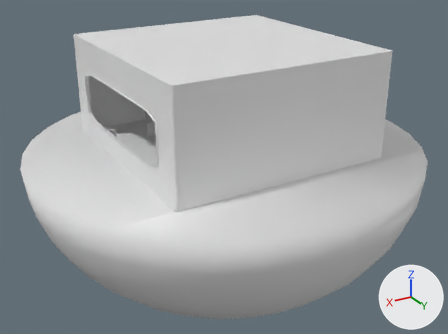
A saved change to the Blender file GamersGaming/Assets/Models/hub.blend.
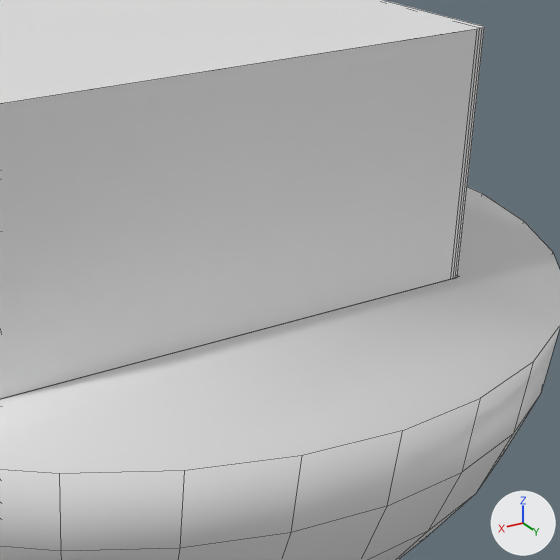
There are two pictures of each version: one whole from a 50 mm lens placed at (64.4, 107.3, 48.2), pointed at (-0.1, -0.1, -5.5), one close up on the part from 41% to 95% of the width and 12% to 84% of the height. Every picture has the same lights, and +X, +Y and +Z are marked at lower right. The close-ups show mesh edges as thin lines.

Before the edit, the objects in view are built like this:
```python
me_cube_001 = bpy.data.meshes.new('Cube.001')
me_cube_001.from_pydata(...)  # 218 vertices, 175 faces; spans x -23.5..23.7, y -23.5..23.5, z 0.0..21.9
me_cube_001.materials.append(mat_color)  # white #e7e7e7
# before: 0 (-23.2, 23.2, 0.2), 3 (-23.2, 23.2, 21.8), 4 (23.2, 23.2, 0.2), 5 (23.2, 23.2, 21.8), 170 (22.3, 23.5, 0.0)
# before: 178 (22.3, 23.5, 21.9), 202 (-22.4, 23.5, 0.0) at pixel (450, 279), 211 (-22.4, 23.5, 21.9) at pixel (477, 28)
me_sphere = bpy.data.meshes.new('Sphere')
me_sphere.from_pydata(...)  # 278 vertices, 271 faces; spans x -1.26..1.26, y -1.26..1.26, z -1.0..0.0
# faces by material slot: [47, 224]
me_sphere.materials.append(mat_top)  # white #e7e7e7
me_sphere.materials.append(mat_bottem)  # white #e7e7e7
ob_building = bpy.data.objects.new('Building', me_cube_001)
ob_building.location = (0.0, 0.0, 0.0)
ob_ground = bpy.data.objects.new('Ground', me_sphere)
ob_ground.location = (0.0, 0.0, 0.0)
ob_ground.scale = (33.4, 33.4, 33.4)
```
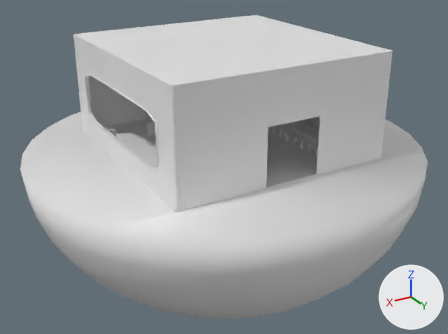
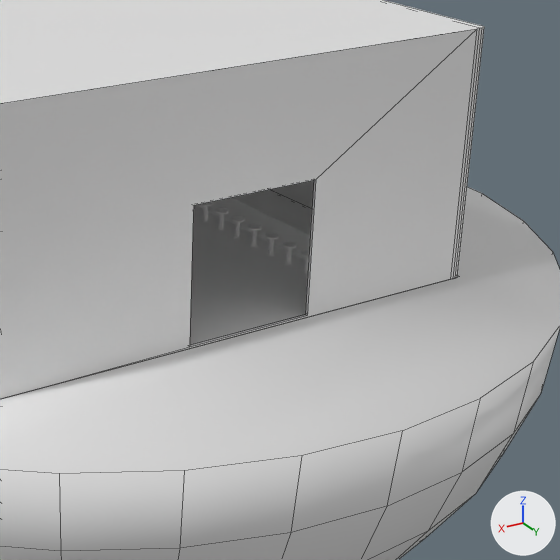
What differs and where, as boxes [x1, y1, x2, y2] in the close-ups (560 x 560 px):
part 1 of me_cube_001, built on: [82, 29, 477, 377] in both
'Cube', unchanged, uncovered by the edit: after [196, 195, 311, 260]

Diff of the bpy script that builds the scene:
```diff
--- a/GamersGaming/Assets/Models/hub.blend.py
+++ b/GamersGaming/Assets/Models/hub.blend.py
@@ me_cube_001 @@
 me_cube_001.from_pydata(...)  # 218 vertices, 175 faces; spans x -23.5..23.7, y -23.5..23.5, z 0.0..21.9
 # used by ob_building; location = (0.0, 0.0, 0.0)
 # verts and faces of me_cube_001; kept vertices keep their numbers, new ones are numbered from 218
+# me_cube_001 part 1
+delete_faces([(0, 4, 5, 3), (170, 202, 211, 178)])
+verts[218] = (5.1, 23.2, 11.8)
+verts[219] = (5.1, 23.2, 0.2)
+verts[220] = (-6.5, 23.2, 11.8)
+verts[221] = (-6.5, 23.2, 0.2)  # pixel (305, 314)
+verts[222] = (-6.5, 23.2, 0.2)  # pixel (305, 314)
+for new, old in zip([*range(223, 228)], [*range(218, 223)]): verts[new] = verts[old] + (0.0, 0.3, 0.0)
+verts[228] = (5.1, 23.2, 11.7)
+verts[229] = (5.1, 23.5, 11.2)  # pixel (193, 213)
+faces += [(0, 4, 5, 218, 228, 219, 221, 222), (170, 202, 211, 225, 227, 226, 224), (0, 222, 220, 218, 5, 3), (218, 223, 229, 228), (221, 226, 227, 222), (170, 224, 229, 223, 225, 211, 178)]
+faces += [(219, 228, 229, 224), (218, 220, 225, 223), (220, 222, 227, 225), (219, 224, 226, 221)]
 me_cube_001.materials.append(mat_color)
```
